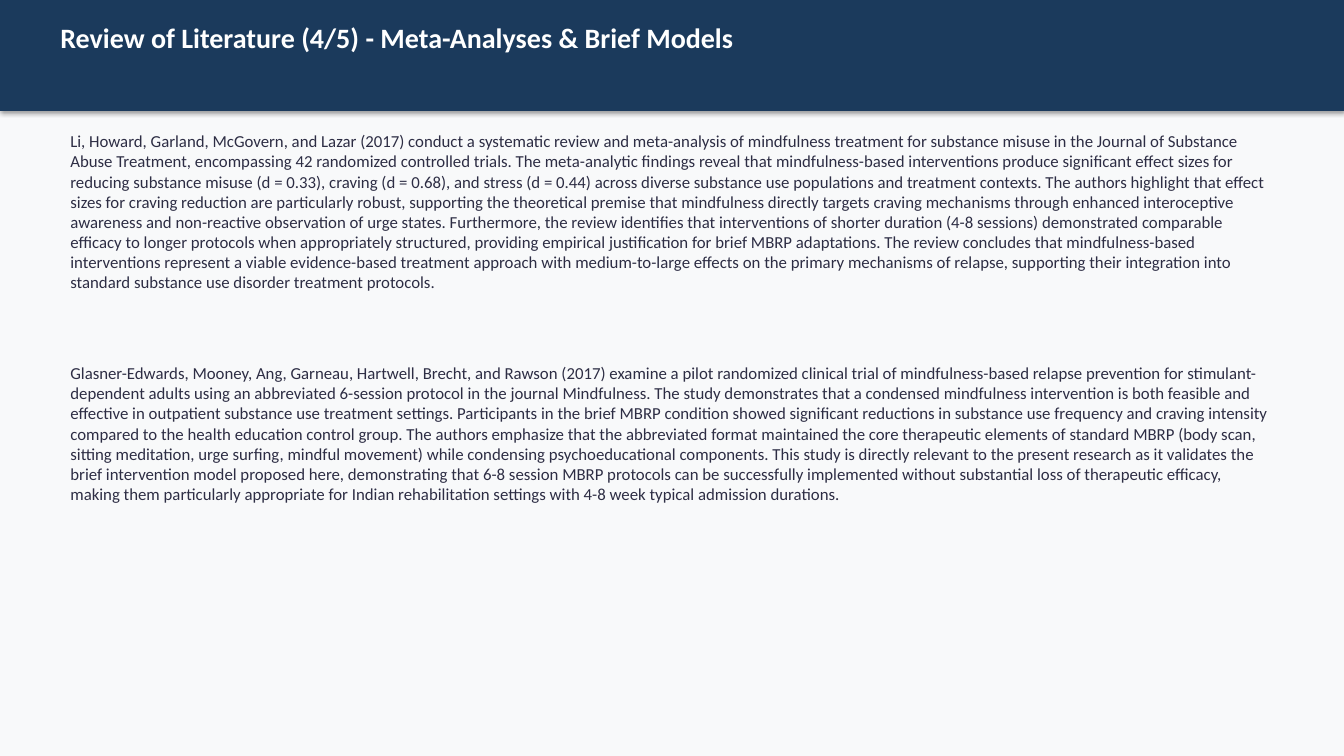
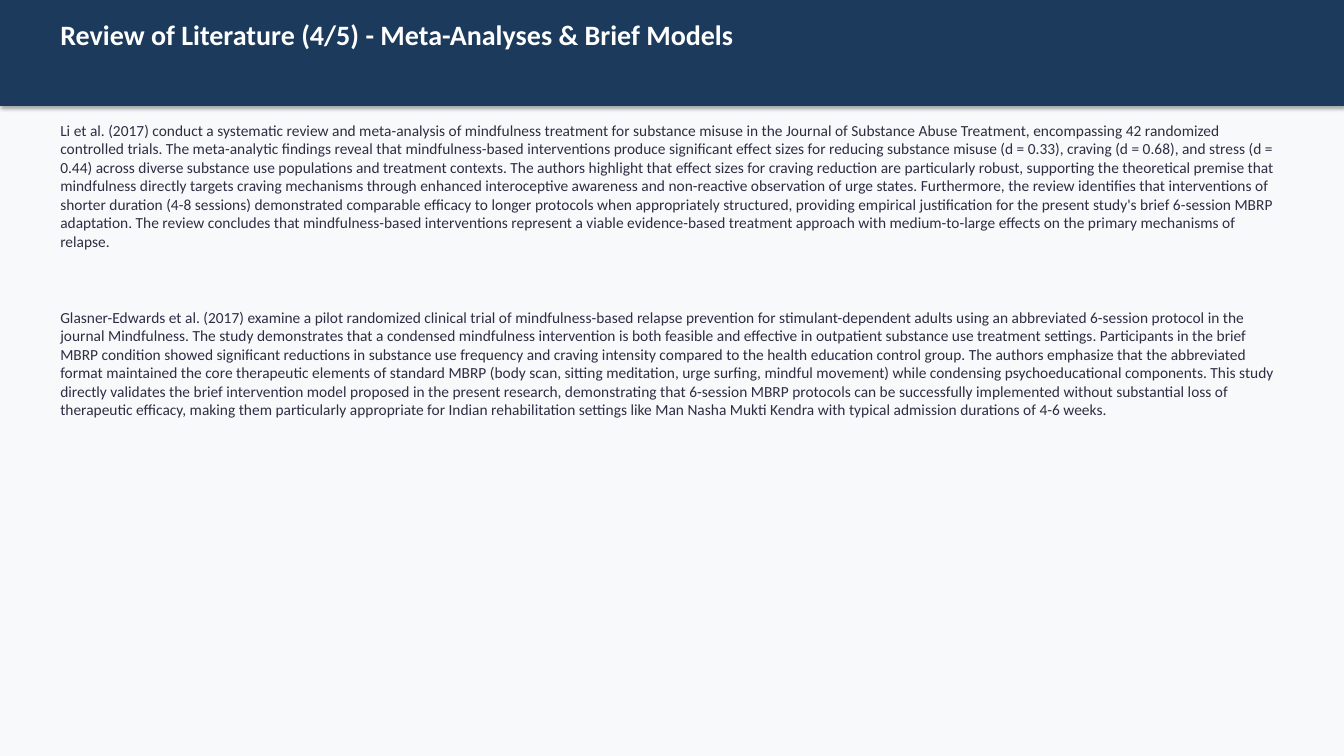
Before and after one commit to tejasdangodra786-byte/Dango-kiro, a slide deck: slide 11 of MBRP_Research_Synopsis_PPT.pptx. Drawn at 1344x756 pixels with LibreOffice and Linux fonts; fonts in the diff are those of the drawing. Boxes give left, top, right and bottom in pixels: in the first picture for what was removed or moved away, otherwise in the second. Text is boxed around its words. In the diff, an @@ line names an element or a change of style, - is before the commit and + after.

Commit message:
MBRP PPT v3: All corrections applied - OCDUS, 6 sessions/3 weeks, male justification, ANCOVA detail, null hypotheses, summary/conclusion, Man Nasha Mukti Kendra, APA7

```diff
--- a/MBRP_Research_Synopsis_PPT.pptx
+++ b/MBRP_Research_Synopsis_PPT.pptx
@@ rectangle: place and size @@
-rectangle at (0, 0, 1344, 111)
+rectangle at (0, 0, 1344, 106)
@@ text at (60, 125, 1274, 418): text changed; size 12 to 11 pt @@
-Li, Howard, Garland, McGovern, and Lazar (2017) conduct a systematic review and meta-analysis of mindfulness treatment for substance misuse in the Journal of Substance Abuse Treatment, encompassing 42 randomized controlled trials. The meta-analytic findings reveal that mindfulness-based interventions produce significant effect sizes for reducing substance misuse (d = 0.33), craving (d = 0.68), and stress (d = 0.44) across diverse substance use populations and treatment contexts. The authors highlight that effect sizes for craving reduction are particularly robust, supporting the theoretical premise that mindfulness directly targets craving mechanisms through enhanced interoceptive awareness and non-reactive observation of urge states. Furthermore, the review identifies that interventions of shorter duration (4-8 sessions) demonstrated comparable efficacy to longer protocols when appropriately structured, providing empirical justification for brief MBRP adaptations. The review concludes that mindfulness-based interventions represent a viable evidence-based treatment approach with medium-to-large effects on the primary mechanisms of relapse, supporting their integration into standard substance use disorder treatment protocols.
-Glasner-Edwards, Mooney, Ang, Garneau, Hartwell, Brecht, and Rawson (2017) examine a pilot randomized clinical trial of mindfulness-based relapse prevention for stimulant-dependent adults using an abbreviated 6-session protocol in the journal Mindfulness. The study demonstrates that a condensed mindfulness intervention is both feasible and effective in outpatient substance use treatment settings. Participants in the brief MBRP condition showed significant reductions in substance use frequency and craving intensity compared to the health education control group. The authors emphasize that the abbreviated format maintained the core therapeutic elements of standard MBRP (body scan, sitting meditation, urge surfing, mindful movement) while condensing psychoeducational components. This study is directly relevant to the present research as it validates the brief intervention model proposed here, demonstrating that 6-8 session MBRP protocols can be successfully implemented without substantial loss of therapeutic efficacy, making them particularly appropriate for Indian rehabilitation settings with 4-8 week typical admission durations.
+Li et al. (2017) conduct a systematic review and meta-analysis of mindfulness treatment for substance misuse in the Journal of Substance Abuse Treatment, encompassing 42 randomized controlled trials. The meta-analytic findings reveal that mindfulness-based interventions produce significant effect sizes for reducing substance misuse (d = 0.33), craving (d = 0.68), and stress (d = 0.44) across diverse substance use populations and treatment contexts. The authors highlight that effect sizes for craving reduction are particularly robust, supporting the theoretical premise that mindfulness directly targets craving mechanisms through enhanced interoceptive awareness and non-reactive observation of urge states. Furthermore, the review identifies that interventions of shorter duration (4-8 sessions) demonstrated comparable efficacy to longer protocols when appropriately structured, providing empirical justification for the present study's brief 6-session MBRP adaptation. The review concludes that mindfulness-based interventions represent a viable evidence-based treatment approach with medium-to-large effects on the primary mechanisms of relapse.
+Glasner-Edwards et al. (2017) examine a pilot randomized clinical trial of mindfulness-based relapse prevention for stimulant-dependent adults using an abbreviated 6-session protocol in the journal Mindfulness. The study demonstrates that a condensed mindfulness intervention is both feasible and effective in outpatient substance use treatment settings. Participants in the brief MBRP condition showed significant reductions in substance use frequency and craving intensity compared to the health education control group. The authors emphasize that the abbreviated format maintained the core therapeutic elements of standard MBRP (body scan, sitting meditation, urge surfing, mindful movement) while condensing psychoeducational components. This study directly validates the brief intervention model proposed in the present research, demonstrating that 6-session MBRP protocols can be successfully implemented without substantial loss of therapeutic efficacy, making them particularly appropriate for Indian rehabilitation settings like Man Nasha Mukti Kendra with typical admission durations of 4-6 weeks.
```
Also in this commit, not shown: 34 other slides changed, 7 slides added, 3 slides removed, 1 other file.
